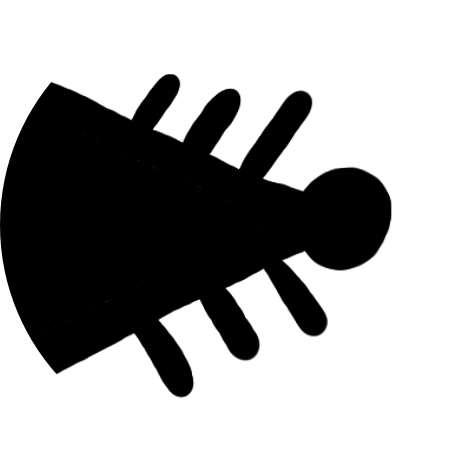
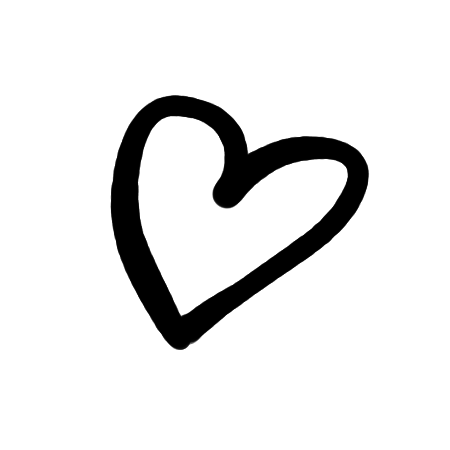
Revision of a layered 450×450 image; what changed, layer by layer:
added layer "Heart" above "Rat Fill" over [64, 74, 392, 398]
hid "Rat Fill", painted on it over [0, 74, 392, 398]
